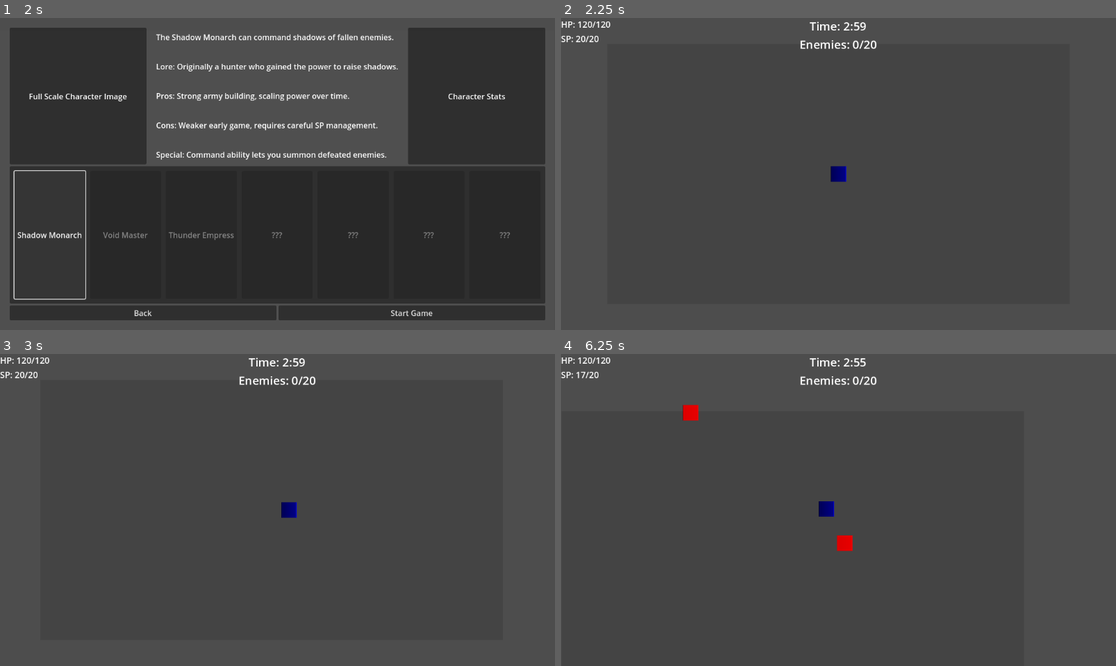
Above: before the commit, frames 1-4 (two rows, left to right).
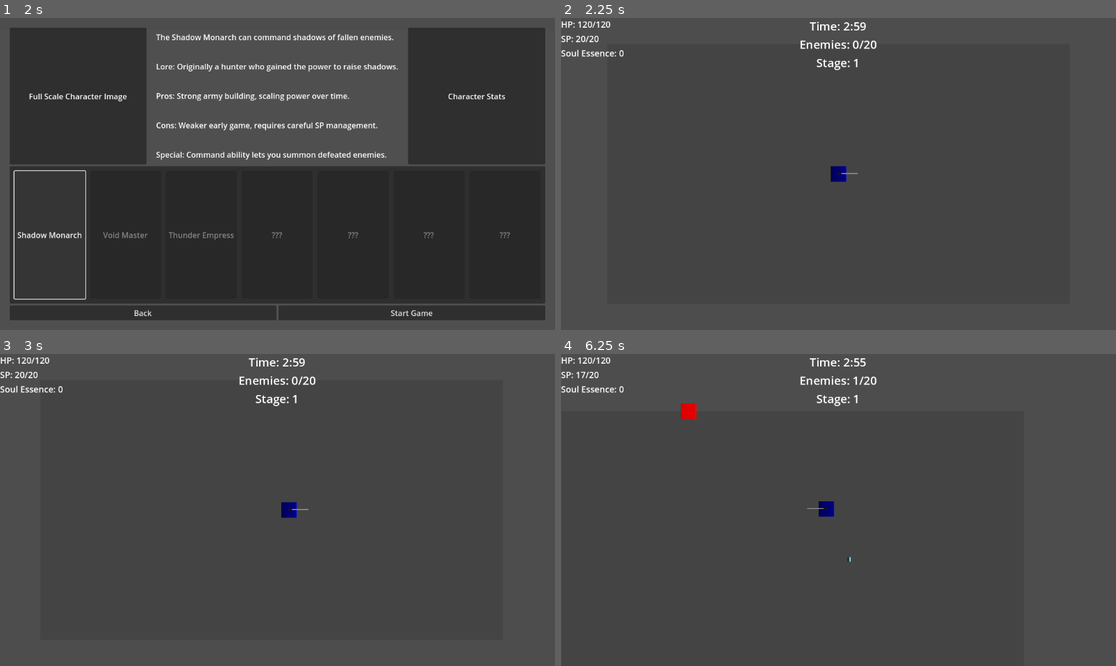
Above: after the commit, the same moments.

Repository: MichelAndary/arena-master-2-godot
Game: Godot game, scene res://scenes/ui/main_menu.tscn
The game is run twice, just before and just after one commit, with the same random seed, the same clock (stepped at 60 frames per second) and the same inputs.
Inputs:
- Up to frame 1 (2 s): click "Start Game" at 0.5 s; click "Shadow Monarch" at 1.25 s
- Up to frame 2 (2.25 s): click "Start Game" at 2 s
- Up to frame 3 (3 s): tap Enter at 2.75 s; hold D (move_right) from 2.78 s (still down); tap Shift (dash) at 2.85 s
- Up to frame 4 (6.25 s): release D (move_right) at 3.53 s; hold S (move_down) 3.53-4.28 s; tap Q (ultimate) at 3.6, 5.1 s; hold D (move_right) 4.28-5.03 s; tap Shift (dash) at 4.35, 5.85 s; hold W (move_up) 5.03-5.78 s; hold A (move_left) from 5.78 s (still down)

Frame 1 is identical in both runs. In frame 2, 0.2% of the frame differs, in the area x 0-54%, y 10-51%; in frame 3, 0.2%; in frame 4, 0.5%, in the area x 0-54%, y 7-67%.

Commit message:
5-12 8:22 update

Diff:
--- a/scenes/characters/shadow_monarch.tscn
+++ b/scenes/characters/shadow_monarch.tscn
@@ -1,9 +1,9 @@
-[gd_scene load_steps=5 format=3 uid="uid://27qju6mnlrr7"]
+[gd_scene load_steps=9 format=3 uid="uid://27qju6mnlrr7"]
 
 [ext_resource type="Script" uid="uid://cu0r225osmklj" path="res://scripts/characters/shadow_monarch.gd" id="1_k5vcc"]
 
 [sub_resource type="CircleShape2D" id="CircleShape2D_3emnh"]
-radius = 16.0
+radius = 20.0
 
 [sub_resource type="Gradient" id="Gradient_k5vcc"]
 offsets = PackedFloat32Array(0, 0.0194805, 0.948052, 1)
@@ -11,6 +11,51 @@
 
 [sub_resource type="GradientTexture2D" id="GradientTexture2D_3emnh"]
 gradient = SubResource("Gradient_k5vcc")
+
+[sub_resource type="RectangleShape2D" id="RectangleShape2D_k5vcc"]
+size = Vector2(19.25, 6)
+
+[sub_resource type="Animation" id="Animation_3emnh"]
+length = 0.3
+
+[sub_resource type="Animation" id="Animation_k5vcc"]
+resource_name = "dagger_attack"
+length = 0.3
+markers = [{
+"color": Color(1, 1, 1, 1),
+"name": &"DaggerHolder: rotation_degrees",
+"time": 0.0
+}]
+tracks/0/type = "value"
+tracks/0/imported = false
+tracks/0/enabled = true
+tracks/0/path = NodePath("WeaponSystem:rotation")
+tracks/0/interp = 1
+tracks/0/loop_wrap = true
+tracks/0/keys = {
+"times": PackedFloat32Array(0, 0.0999056, 0.200477),
+"transitions": PackedFloat32Array(1, 1, 1),
+"update": 0,
+"values": [0.0, 0.785398, 0.0]
+}
+tracks/1/type = "value"
+tracks/1/imported = false
+tracks/1/enabled = true
+tracks/1/path = NodePath("WeaponSystem/DaggerHolder/DaggerHitArea/HitShape:disabled")
+tracks/1/interp = 1
+tracks/1/loop_wrap = true
+tracks/1/keys = {
+"times": PackedFloat32Array(0, 0.0995726, 0.200477),
+"transitions": PackedFloat32Array(1, 1, 1),
+"update": 1,
+"values": [true, false, true]
+}
+
+[sub_resource type="AnimationLibrary" id="AnimationLibrary_idq7d"]
+_data = {
+&"RESET": SubResource("Animation_3emnh"),
+&"dagger_attack": SubResource("Animation_k5vcc")
+}
 
 [node name="ShadowMonarch" type="CharacterBody2D" groups=["player"]]
 script = ExtResource("1_k5vcc")
@@ -25,3 +70,39 @@
 [node name="Camera2D" type="Camera2D" parent="."]
 zoom = Vector2(0.5, 0.5)
 position_smoothing_enabled = true
+
+[node name="WeaponSystem" type="Node2D" parent="."]
+
+[node name="DaggerHolder" type="Node2D" parent="WeaponSystem"]
+scale = Vector2(-4, 1)
+
+[node name="DaggerBlade" type="ColorRect" parent="WeaponSystem/DaggerHolder"]
+modulate = Color(0.752941, 0.752941, 0.752941, 1)
+offset_left = -20.5
+offset_top = -4.0
+offset_right = 3.5
+offset_bottom = 23.0
+scale = Vector2(0.8, 0.15)
+color = Color(0.752941, 0.752941, 0.752941, 1)
+metadata/_edit_use_anchors_ = true
+
+[node name="DaggerHandle" type="ColorRect" parent="WeaponSystem/DaggerHolder"]
+modulate = Color(0.25098, 0.25098, 0.25098, 1)
+offset_left = -3.0
+offset_top = -6.0
+offset_right = 7.0
+offset_bottom = 48.0
+scale = Vector2(0.4, 0.15)
+color = Color(0.545098, 0.270588, 0.0745098, 1)
+
+[node name="DaggerHitArea" type="Area2D" parent="WeaponSystem/DaggerHolder"]
+
+[node name="HitShape" type="CollisionShape2D" parent="WeaponSystem/DaggerHolder/DaggerHitArea"]
+position = Vector2(-10.75, -2)
+shape = SubResource("RectangleShape2D_k5vcc")
+disabled = true
+
+[node name="WeaponAnimator" type="AnimationPlayer" parent="."]
+libraries = {
+&"": SubResource("AnimationLibrary_idq7d")
+}
--- a/scenes/enemies/basic_enemy.tscn
+++ b/scenes/enemies/basic_enemy.tscn
@@ -3,7 +3,7 @@
 [ext_resource type="Script" uid="uid://ppdfogakekve" path="res://scripts/enemies/base_enemy.gd" id="1_7jpia"]
 
 [sub_resource type="CircleShape2D" id="CircleShape2D_7jpia"]
-radius = 37.39
+radius = 15.0
 
 [sub_resource type="Gradient" id="Gradient_7jpia"]
 offsets = PackedFloat32Array(0, 0.00649351, 0.961039, 1)
--- a/scenes/levels/basic_arena.tscn
+++ b/scenes/levels/basic_arena.tscn
@@ -67,6 +67,11 @@
 max_value = 20.0
 value = 20.0
 
+[node name="SoulEssenceLabel" type="Label" parent="GameUI/HUD/TopBarContainer/PlayerStatsContainer"]
+layout_mode = 2
+theme_override_font_sizes/font_size = 18
+text = "Soul Essence: 0"
+
 [node name="CenterInfoContainer" type="VBoxContainer" parent="GameUI/HUD/TopBarContainer"]
 layout_mode = 2
 size_flags_horizontal = 3
@@ -84,6 +89,12 @@
 text = "Enemies: 0/20"
 horizontal_alignment = 1
 
+[node name="StageLabel" type="Label" parent="GameUI/HUD/TopBarContainer/CenterInfoContainer"]
+layout_mode = 2
+theme_override_font_sizes/font_size = 24
+text = "Stage: 1"
+horizontal_alignment = 1
+
 [node name="RightSpaceHolder" type="Control" parent="GameUI/HUD/TopBarContainer"]
 layout_mode = 2
 size_flags_horizontal = 3
@@ -92,3 +103,5 @@
 script = ExtResource("1_t47ln")
 enemy_scene = ExtResource("2_4ecjx")
 max_enemies = 5
+
+[node name="DebugTest" type="Node" parent="."]
--- /dev/null
+++ b/scenes/pickups/soul_essence.tscn
@@ -0,0 +1,24 @@
+[gd_scene load_steps=5 format=3 uid="uid://kipgcaj2tehq"]
+
+[ext_resource type="Script" uid="uid://dayi6t17jswdw" path="res://scripts/pickups/soul_essence.gd" id="1_j4g37"]
+
+[sub_resource type="CircleShape2D" id="CircleShape2D_d6gd4"]
+radius = 15.0
+
+[sub_resource type="Gradient" id="Gradient_j4g37"]
+offsets = PackedFloat32Array(0, 0.688312, 1)
+colors = PackedColorArray(0, 0, 0, 1, 0.213385, 0.69475, 0.859903, 1, 1, 1, 1, 1)
+
+[sub_resource type="GradientTexture2D" id="GradientTexture2D_drhxd"]
+gradient = SubResource("Gradient_j4g37")
+
+[node name="SoulEssence" type="Area2D"]
+script = ExtResource("1_j4g37")
+
+[node name="Collision" type="CollisionShape2D" parent="."]
+shape = SubResource("CircleShape2D_d6gd4")
+
+[node name="Sprite2D" type="Sprite2D" parent="."]
+position = Vector2(0, -1)
+scale = Vector2(0.171875, 0.28125)
+texture = SubResource("GradientTexture2D_drhxd")
--- a/scripts/autoload/game_manager.gd
+++ b/scripts/autoload/game_manager.gd
@@ -22,6 +22,7 @@
 signal player_died
 signal enemy_killed
 signal portal_opened
+signal soul_essence_collected
 
 # Scene paths
 var main_menu_scene = "res://scenes/ui/main_menu.tscn"
--- a/scripts/characters/base_character.gd
+++ b/scripts/characters/base_character.gd
@@ -23,6 +23,7 @@
 var attack_range = 150
 var attack_cooldown = 0.5
 var attack_timer = 0.0
+var is_attacking = false
 
 # Skill and ultimate cooldowns
 var skill_cooldown = 5.0
@@ -39,6 +40,9 @@
 signal died
 
 func _ready():
+	# Ensure player is in the player group
+	add_to_group("player")
+
 	# Initial setup
 	update_health_display()
 
@@ -192,23 +196,58 @@
 		target_enemy = null
 
 func auto_attack():
-	if target_enemy and current_state != State.DEAD:
-		print(character_name + " attacks " + target_enemy.name)
-		attack_timer = attack_cooldown
-
-		# Deal damage
-		if target_enemy.has_method("take_damage"):
-			target_enemy.take_damage(base_damage, self)
+	if target_enemy == null:
+		return  # No target, do nothing
+
+	if current_state == State.DEAD:
+		return  # Dead character can't attack
+
+	print(character_name + " attacks " + target_enemy.name)
+	attack_timer = attack_cooldown
+
+	# Set attacking flag
+	is_attacking = true
+
+	# Face toward enemy if WeaponSystem exists
+	if has_node("WeaponSystem"):
+		var direction = target_enemy.global_position - global_position
+		if direction.x > 0:
+			$WeaponSystem.scale.x = 1  # Face right
+		else:
+			$WeaponSystem.scale.x = -1  # Face left
+
+	# Trigger attack animation
+	if has_node("WeaponAnimator"):
+		$WeaponAnimator.play("dagger_attack")
+		await $WeaponAnimator.animation_finished
+
+	# Deal damage to the enemy (only if target still exists)
+	if is_instance_valid(target_enemy) and target_enemy.has_method("take_damage"):
+		target_enemy.take_damage(base_damage, self)
+
+	# Clear attacking flag
+	is_attacking = false
 
 func take_damage(amount):
-	# Print debug info
-	print(character_name + " is taking " + str(amount) + " damage!")
-
+	print("\n--- PLAYER TAKE DAMAGE ---")
+	print("Character: " + character_name)
+	print("Current health: " + str(health))
+	print("Taking damage: " + str(amount))
+
+	# Apply damage
 	health -= amount
-	print(character_name + " now has " + str(health) + "/" + str(max_health) + " health")
-
-	update_health_display()
-
+
+	# Ensure health doesn't go below zero
+	if health < 0:
+		health = 0
+
+	print("New health: " + str(health))
+	print("--- END TAKE DAMAGE ---\n")
+
+	# Update UI
+	emit_signal("health_changed", health, max_health)
+
+	# Check if dead
 	if health <= 0:
 		die()
 
--- a/scripts/characters/shadow_monarch.gd
+++ b/scripts/characters/shadow_monarch.gd
@@ -7,6 +7,9 @@
 var intelligence = 10  # Affects shadow command chance
 var shadow_list = []  # List of active shadows
 var shadow_limit = 5  # Maximum number of shadows at once
+
+@onready var weapon_animator = $WeaponAnimator
+@onready var dagger_hit_area = $WeaponSystem/DaggerHolder/DaggerHitArea
 
 # Shadow Monarch signals
 signal sp_changed(current, maximum)
@@ -24,6 +27,11 @@
 
 	# Call parent ready
 	super._ready()
+
+# Connect dagger hit area signals
+	if has_node("WeaponSystem/DaggerHolder/DaggerHitArea"):
+		var hit_area = $WeaponSystem/DaggerHolder/DaggerHitArea
+		hit_area.body_entered.connect(_on_dagger_hit_area_body_entered)
 
 # Override skill method (E key)
 func use_skill():
@@ -107,3 +115,10 @@
 
 	# In a full implementation, the enemy would be added to available summons
 	print("Enemy added to available summons list")
+
+func _on_dagger_hit_area_body_entered(body):
+	if body.is_in_group("enemies") and is_attacking:
+		# Deal damage to the enemy
+		if body.has_method("take_damage"):
+			body.take_damage(base_damage, self)
+			print("Dagger hit enemy: " + body.name)
--- /dev/null
+++ b/scripts/debug_test.gd
@@ -0,0 +1,32 @@
+extends Node
+
+func _ready():
+	# Set up direct damage test with a timer
+	var timer = Timer.new()
+	add_child(timer)
+	timer.wait_time = 2.0
+	timer.timeout.connect(test_damage)
+	timer.start()
+
+func test_damage():
+	print("\n--- DAMAGE TEST ---")
+
+	# Find player
+	var players = get_tree().get_nodes_in_group("player")
+	if players.size() > 0:
+		var player = players[0]
+		print("Found player: " + player.name)
+
+		# Test if player has take_damage method
+		if player.has_method("take_damage"):
+			print("Player has take_damage method!")
+
+			# Try to call take_damage directly
+			print("Calling player.take_damage(10)")
+			player.take_damage(10)
+		else:
+			print("ERROR: Player does NOT have take_damage method!")
+	else:
+		print("ERROR: No player found in the 'player' group!")
+
+	print("--- END TEST ---\n")
--- a/scripts/enemies/base_enemy.gd
+++ b/scripts/enemies/base_enemy.gd
@@ -3,7 +3,7 @@
 
 # Enemy stats
 var enemy_name = "Base Enemy"
-var health = 300
+var health = 30
 var max_health = 30
 var movement_speed = 100
 var damage = 5
@@ -15,7 +15,7 @@
 
 # Target variables
 var player = null
-var attack_range = 50
+var attack_range = 60  # Increased from 50
 var detection_range = 3000
 
 # Timers
@@ -23,22 +23,42 @@
 var attack_timer = 0.0
 var stun_timer = 0.0
 
+# Debug variables
+var debug_mode = false
+
 func _ready():
 	# Add to the enemies group
 	add_to_group("enemies")
 
-	# Try to find the player
-	player = get_tree().get_first_node_in_group("player")
+	# Initialize
+	enemy_name = "Enemy " + str(get_instance_id() % 1000)
+
+	# Set initial state
+	current_state = State.IDLE
+
+	# Find player
+	call_deferred("find_player")
+
+func find_player():
+	# Wait a small delay to ensure player is spawned
+	await get_tree().create_timer(0.1).timeout
+
+	# Try to find player by group
+	var players = get_tree().get_nodes_in_group("player")
+	if players.size() > 0:
+		player = players[0]
+		if debug_mode:
+			print(enemy_name + " found player: " + player.name)
+	else:
+		if debug_mode:
+			print(enemy_name + " couldn't find player!")
 
 func _physics_process(delta):
-
+	# If we don't have player reference, try to find it
 	if player == null:
-		# Try to find player again
-		player = get_tree().get_first_node_in_group("player")
-		if player:
-			print("Found player: " + player.name)
-		else:
-			print("Player not found!")
+		find_player()
+		return
+
 	# State machine processing
 	match current_state:
 		State.IDLE:
@@ -62,17 +82,18 @@
 			current_state = State.IDLE
 
 func process_idle_state(delta):
+	# Stop moving
+	velocity = Vector2.ZERO
+
 	# Check if player is in detection range
 	if player and global_position.distance_to(player.global_position) < detection_range:
+		if debug_mode:
+			print(enemy_name + " detected player at distance " + str(global_position.distance_to(player.global_position)))
 		current_state = State.CHASING
-		return
-
-	# Stand still
-	velocity = Vector2.ZERO
 
 func process_chase_state(delta):
 	# If player isn't valid or is too far, go back to idle
-	if !player or player.current_state == player.State.DEAD or global_position.distance_to(player.global_position) > detection_range * 1.5:
+	if !player or global_position.distance_to(player.global_position) > detection_range * 1.5:
 		current_state = State.IDLE
 		return
 
@@ -81,13 +102,19 @@
 	velocity = direction * movement_speed
 	move_and_slide()
 
+	# Debug distance
+	if debug_mode and Engine.get_frames_drawn() % 60 == 0:  # Once per second
+		print(enemy_name + " chasing, distance to player: " + str(global_position.distance_to(player.global_position)))
+
 	# Check if close enough to attack
 	if global_position.distance_to(player.global_position) < attack_range:
+		if debug_mode:
+			print(enemy_name + " in attack range! Distance: " + str(global_position.distance_to(player.global_position)))
 		current_state = State.ATTACKING
 
 func process_attack_state(delta):
 	# If player isn't valid or is too far, go back to chasing
-	if !player or player.current_state == player.State.DEAD or global_position.distance_to(player.global_position) > attack_range:
+	if !player or global_position.distance_to(player.global_position) > attack_range:
 		current_state = State.CHASING
 		return
 
@@ -108,23 +135,28 @@
 	velocity = Vector2.ZERO
 
 func perform_attack():
-	if player and global_position.distance_to(player.global_position) < attack_range and player.current_state != player.State.DEAD:
-		# Deal damage to player
-		if player.has_method("take_damage"):
-			# Print debug info
-			print("Enemy attacking player!")
-			print("Player position: " + str(player.global_position))
-			print("Enemy position: " + str(global_position))
-			print("Distance: " + str(global_position.distance_to(player.global_position)))
-
-			# Deal damage
-			player.take_damage(damage)
-			print(enemy_name + " attacks player for " + str(damage) + " damage!")
+	if player and global_position.distance_to(player.global_position) < attack_range:
+		# Double-check distance (additional safety)
+		var distance = global_position.distance_to(player.global_position)
+
+		if distance < attack_range:
+			if debug_mode:
+				print(enemy_name + " attacking! Distance: " + str(distance))
+
+			# Deal damage to player
+			if player.has_method("take_damage"):
+				player.take_damage(damage)
+				if debug_mode:
+					print(enemy_name + " dealt " + str(damage) + " damage to player")
+		else:
+			if debug_mode:
+				print(enemy_name + " tried to attack but player moved out of range!")
 
 func take_damage(amount, source=null):
 	health -= amount
 
-	print(enemy_name + " took " + str(amount) + " damage! Health: " + str(health) + "/" + str(max_health))
+	if debug_mode:
+		print(enemy_name + " took " + str(amount) + " damage! Health: " + str(health) + "/" + str(max_health))
 
 	# Check if dead
 	if health <= 0:
@@ -138,16 +170,34 @@
 	# Change state to dead
 	current_state = State.DEAD
 
-	# Notify the game manager
+	# Notify the game manager about ONLY the kill count
 	GameManager.enemies_killed += 1
-	GameManager.soul_essence += value
 	GameManager.emit_signal("enemy_killed")
+
+	# Drop soul essence - ONLY way to add essence
+	drop_soul_essence()
 
 	# If killed by a player, notify them
 	if source and source.has_method("on_enemy_killed"):
 		source.on_enemy_killed(self)
 
-	print(enemy_name + " has been defeated! Dropped " + str(value) + " Soul Essence.")
+	print(enemy_name + " has been defeated!")
 
 	# Remove from game
 	queue_free()
+
+func drop_soul_essence():
+	# Reference to the soul essence scene
+	var soul_essence_scene = load("res://scenes/pickups/soul_essence.tscn")
+
+	# Each enemy drops ONLY 1 essence with a value of 1-3
+	var drop_value = randi() % 3 + 1
+
+	print("Enemy " + enemy_name + " dropping 1 soul essence worth: " + str(drop_value))
+
+	var soul_essence = soul_essence_scene.instantiate()
+	soul_essence.position = global_position
+	soul_essence.value = drop_value
+
+	# Add to the scene
+	get_parent().add_child(soul_essence)
--- a/scripts/enemies/enemy_spawner.gd
+++ b/scripts/enemies/enemy_spawner.gd
@@ -8,13 +8,17 @@
 var spawn_timer = 0.0
 var enemies_spawned = 0
 var active_enemies = 0
+var signal_connected = false
 
 func _ready():
 	# Set the total number of enemies for this stage
 	GameManager.enemies_total = max_total_enemies
 
 	# Connect to enemy_killed signal to track active enemies
-	GameManager.connect("enemy_killed", Callable(self, "_on_enemy_killed"))
+	# IMPORTANT: Only connect once to avoid recursive calls
+	if !signal_connected:
+		GameManager.connect("enemy_killed", Callable(self, "_on_enemy_killed"))
+		signal_connected = true
 
 func _process(delta):
 	# If we've spawned all enemies, just return
@@ -82,3 +86,26 @@
 	# Wait a bit and then complete stage
 	await get_tree().create_timer(3.0).timeout
 	GameManager.complete_stage()
+
+func collect_remaining_essence():
+	# Find all soul essence items in the scene
+	var essence_items = get_tree().get_nodes_in_group("soul_essence")
+	var total_collected = 0
+
+	# For each item, collect 50% of its value
+	for item in essence_items:
+		var half_value = ceil(item.value / 2.0)  # Round up to nearest integer
+		total_collected += half_value
+
+		# Create a pickup effect
+		var tween = create_tween()
+		tween.tween_property(item, "scale", Vector2(0, 0), 0.2)
+		tween.tween_callback(item.queue_free)
+
+	# Add to player's soul essence
+	if total_collected > 0:
+		GameManager.soul_essence += total_collected
+		print("Collected " + str(total_collected) + " remaining Soul Essence at 50% value")
+
+		# Update UI
+		GameManager.emit_signal("soul_essence_collected")  # Use the proper signal
--- /dev/null
+++ b/scripts/pickups/soul_essence.gd
@@ -0,0 +1,86 @@
+extends Area2D
+
+var value = 1  # Default value of this soul essence
+var pickup_radius = 80  # How close player needs to be for automatic pickup
+var magnetized = false  # If true, will move toward player
+var move_speed = 200  # Speed at which it moves toward player
+var player = null
+var picked_up = false  # Flag to prevent multiple pickups
+
+func _ready():
+	# Add to the soul_essence group
+	add_to_group("soul_essence")
+
+	# Connect signal for detecting player
+	body_entered.connect(_on_body_entered)
+
+	# Find player
+	call_deferred("find_player")
+
+	# Debug print our value
+	print("Soul Essence created with value: " + str(value))
+
+	# Random initial push
+	var random_direction = Vector2(randf_range(-1, 1), randf_range(-1, 1)).normalized()
+	var random_force = randf_range(30, 80)
+	position += random_direction * random_force
+
+	# Add visual effect
+	var tween = create_tween()
+	tween.tween_property(self, "scale", Vector2(1, 1), 0.3).from(Vector2(0, 0))
+
+func _process(delta):
+	# If player is close enough, start moving toward them
+	if player and !picked_up:
+		var distance = global_position.distance_to(player.global_position)
+
+		if distance < pickup_radius:
+			magnetized = true
+
+		if magnetized:
+			# Move toward player
+			var direction = (player.global_position - global_position).normalized()
+			position += direction * move_speed * delta
+
+			# If very close, pickup
+			if distance < 20:
+				pickup()
+
+func find_player():
+	await get_tree().create_timer(0.1).timeout
+	var players = get_tree().get_nodes_in_group("player")
+	if players.size() > 0:
+		player = players[0]
+
+func _on_body_entered(body):
+	if body.is_in_group("player") and !picked_up:
+		pickup()
+
+func pickup():
+	if picked_up:
+		return
+
+	picked_up = true
+
+	# Store the value to display
+	var essence_value = value
+
+	# Get current total before adding
+	var before_total = GameManager.soul_essence
+
+	# Add to player's soul essence
+	GameManager.soul_essence += essence_value
+
+	# Get new total
+	var after_total = GameManager.soul_essence
+
+	# Notify UI
+	GameManager.emit_signal("soul_essence_collected")
+
+	# Print debug info
+	print("Picked up " + str(essence_value) + " Soul Essence! Before: " + str(before_total) + ", After: " + str(after_total))
+
+	# Play pickup effect before disappearing
+	var tween = create_tween()
+	tween.tween_property(self, "scale", Vector2(0, 0), 0.2)
+	tween.tween_callback(queue_free)
--- a/scripts/ui/game_hud.gd
+++ b/scripts/ui/game_hud.gd
@@ -10,15 +10,21 @@
 @onready var hp_label = $TopBarContainer/PlayerStatsContainer/HPLabel
 @onready var sp_bar = $TopBarContainer/PlayerStatsContainer/SPBar
 @onready var sp_label = $TopBarContainer/PlayerStatsContainer/SPLabel
+@onready var soul_essence_label = $TopBarContainer/PlayerStatsContainer/SoulEssenceLabel
+@onready var stage_label = $TopBarContainer/CenterInfoContainer/StageLabel
 
 func _ready():
 	# Initialize UI
 	time_remaining = stage_time
 	update_timer_display()
 	update_enemy_count()
+	update_soul_essence_display()
+	update_stage_display()
 
 	# Connect to GameManager signals
 	GameManager.connect("enemy_killed", Callable(self, "update_enemy_count"))
+	GameManager.connect("enemy_killed", Callable(self, "update_soul_essence_display"))
+	GameManager.connect("stage_completed", Callable(self, "update_stage_display"))
 
 func _process(delta):
 	# Update timer
@@ -38,10 +44,12 @@
 func connect_player_signals(player):
 	# Connect health and SP signals from player
 	if player.has_signal("health_changed"):
-		player.connect("health_changed", Callable(self, "update_health_display"))
+		if not player.health_changed.is_connected(Callable(self, "update_health_display")):
+			player.health_changed.connect(Callable(self, "update_health_display"))
 
 	if player is ShadowMonarch and player.has_signal("sp_changed"):
-		player.connect("sp_changed", Callable(self, "update_sp_display"))
+		if not player.sp_changed.is_connected(Callable(self, "update_sp_display")):
+			player.sp_changed.connect(Callable(self, "update_sp_display"))
 
 	# Initial update
 	update_health_display(player.health, player.max_health)
@@ -58,6 +66,12 @@
 	sp_bar.value = current
 	sp_label.text = "SP: " + str(current) + "/" + str(maximum)
 
+func update_soul_essence_display():
+	soul_essence_label.text = "Soul Essence: " + str(GameManager.soul_essence)
+
+func update_stage_display():
+	stage_label.text = "Stage: " + str(GameManager.current_stage)
+
 func on_timer_expired():
 	print("Time's up! Opening portal...")
 
Not shown, added: scripts/debug_test.gd.uid
Not shown, added: scripts/pickups/soul_essence.gd.uid
Not shown, added: Trees/Ruler of the Undead/.$Skill Tree.drawio.bkp
Not shown, added: Trees/Ruler of the Undead/Skill Tree.drawio
Not shown, added: Trees/Ruler of the Undead/Skill Tree.drawio.pdf
